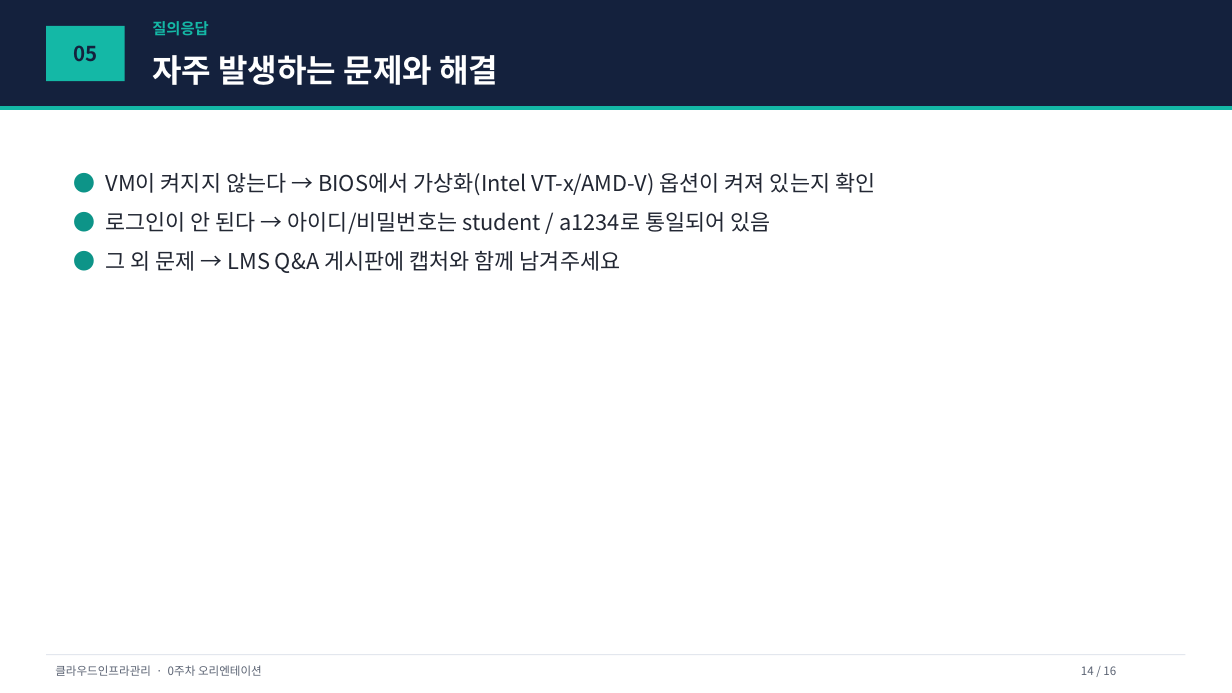
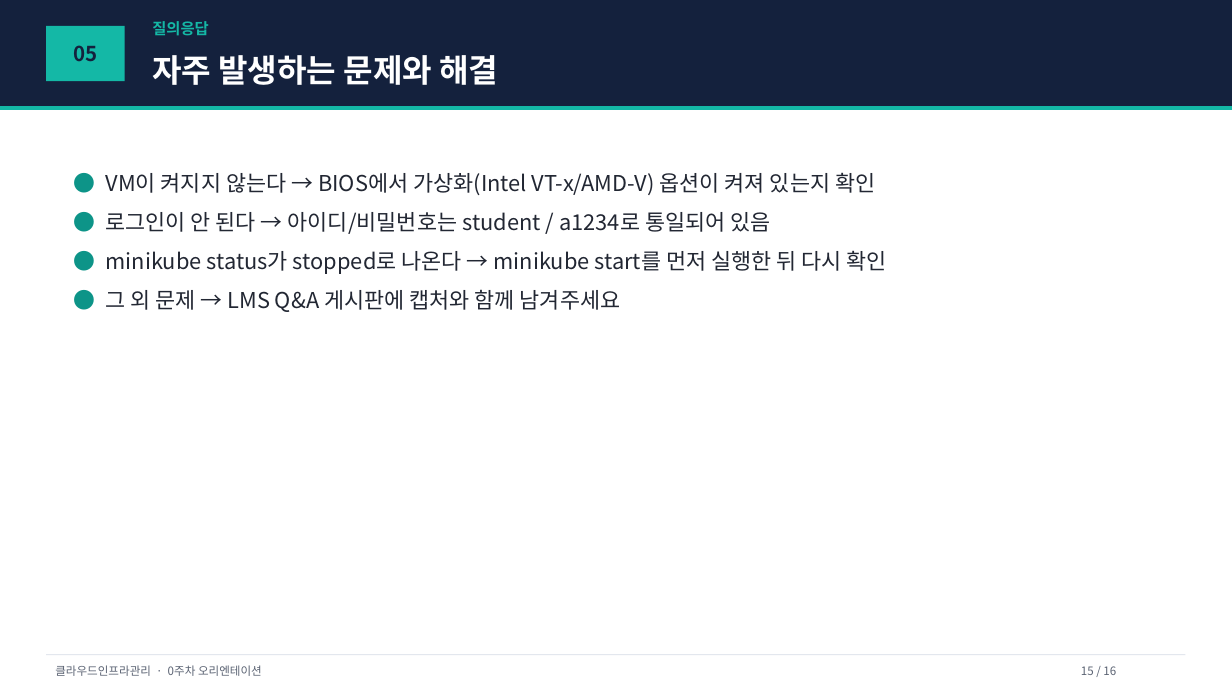
Before and after one commit to gorae-black/class, a slide deck: slide 15 of class/cloud_infra_mgmt/00주차_VM환경구성/01_강의자료/0주차_VM환경구성.pptx (slide 14 before the commit). Drawn at 1232x693 pixels with LibreOffice and Linux fonts; fonts in the diff are those of the drawing. Boxes give left, top, right and bottom in pixels: in the first picture for what was removed or moved away, otherwise in the second. Text is boxed around its words. In the diff, an @@ line names an element or a change of style, - is before the commit and + after.

```diff
--- a/class/cloud_infra_mgmt/00주차_VM환경구성/01_강의자료/0주차_VM환경구성.pptx
+++ b/class/cloud_infra_mgmt/00주차_VM환경구성/01_강의자료/0주차_VM환경구성.pptx
@@ text at bbox=[106, 250, 887, 274]: paragraph added @@
+● minikube status가 stopped로 나온다 → minikube start를 먼저 실행한 뒤 다시 확인
@@ text at bbox=[1081, 666, 1116, 675]: text changed @@
-14 / 16
+15 / 16
```
Also in this commit, not shown: 3 other slides changed, 1 slide added, 7 other files.
